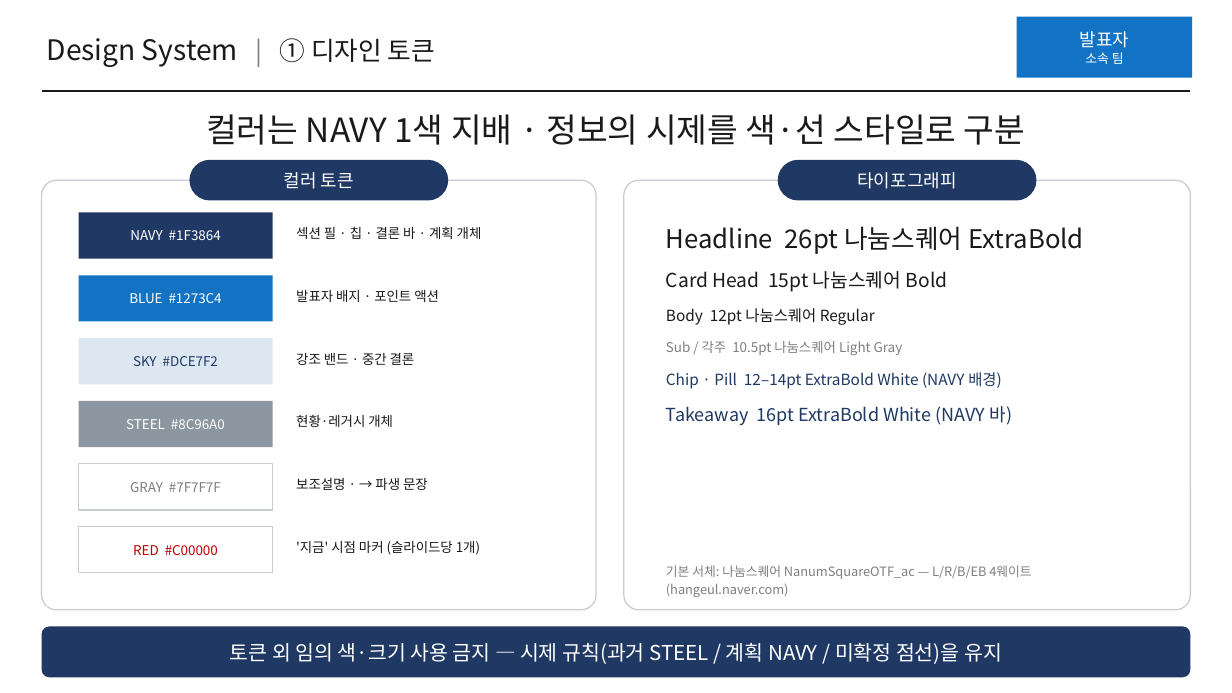
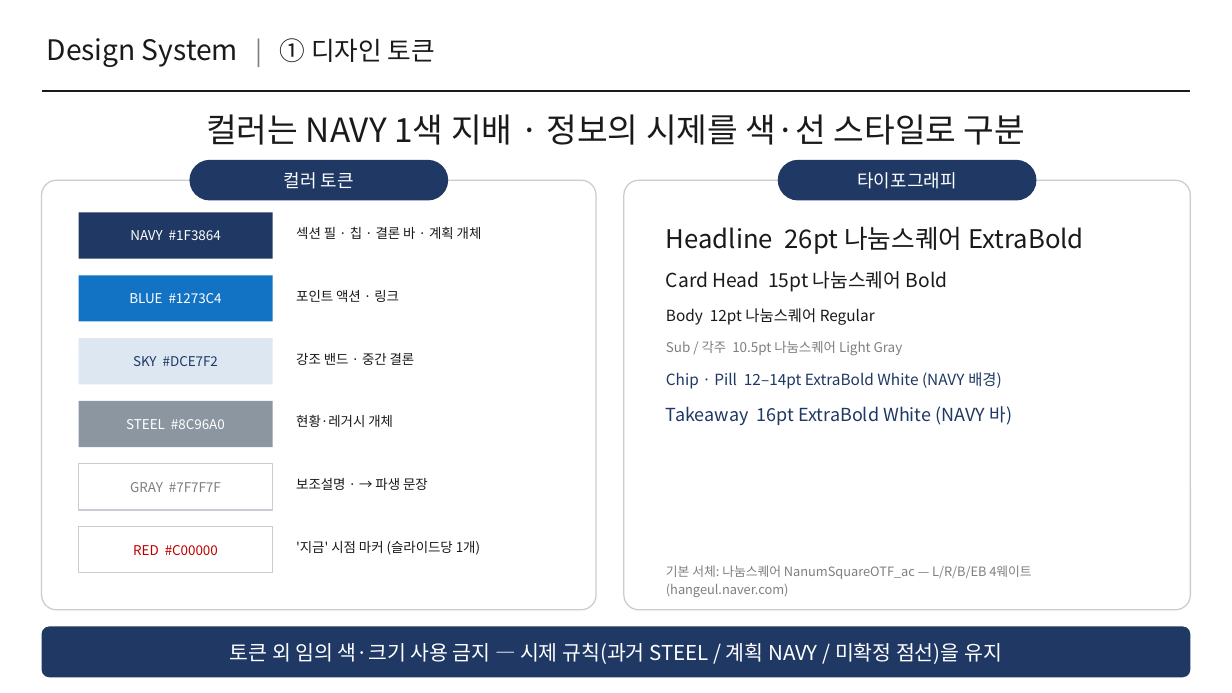
Before and after one commit to cscw95/idea-pitch-design-system, a slide deck: slide 2 of ppt/idea_pitch_template.pptx. Drawn at 1232x693 pixels with LibreOffice and Linux fonts; fonts in the diff are those of the drawing. Boxes give left, top, right and bottom in pixels: in the first picture for what was removed or moved away, otherwise in the second. Text is boxed around its words. In the diff, an @@ line names an element or a change of style, - is before the commit and + after.

```diff
--- a/ppt/idea_pitch_template.pptx
+++ b/ppt/idea_pitch_template.pptx
@@ rectangle removed at (1017,17,1192,78) @@
-발표자
-소속 팀
@@ text at (296,290,399,302): text changed @@
-발표자 배지 · 포인트 액션
+포인트 액션 · 링크
```
Also in this commit, not shown: 6 other slides changed, 18 other files.
